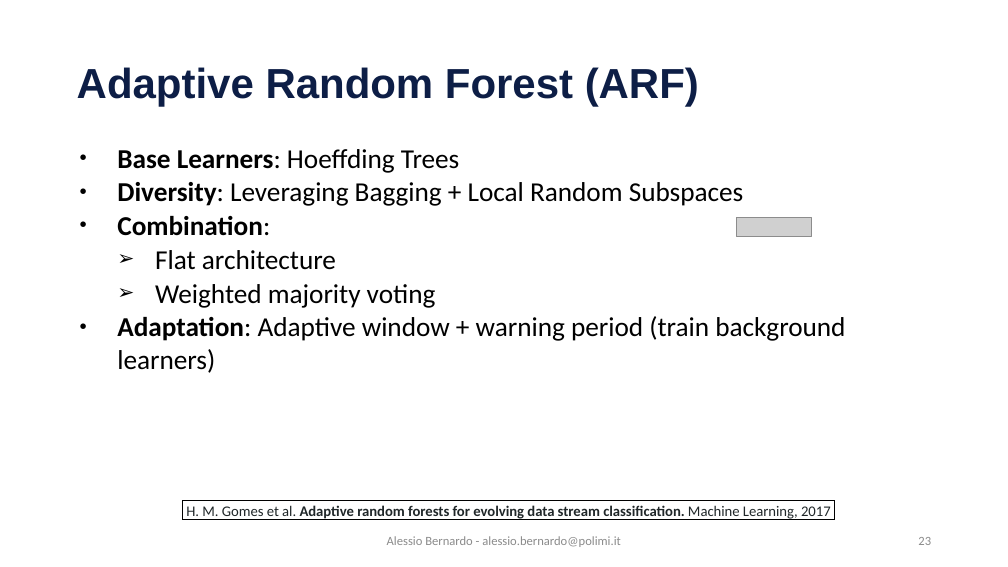
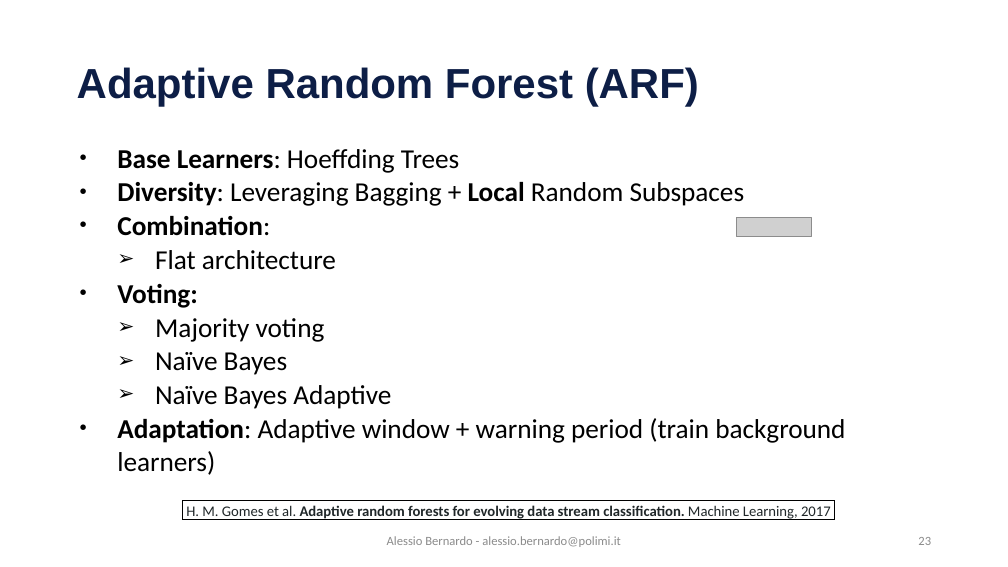
Before and after one commit to emanueledellavalle/streaming-data-analytics, a slide deck: slide 23 of lectures/12_SML_predicting-data-streams/12_2_Ensemble_Classification.pptx. Drawn at 1008x567 pixels with LibreOffice and Linux fonts; fonts in the diff are those of the drawing; grey boxes stand for pictures; background and template pictures are left out. Boxes give left, top, right and bottom in pixels: in the first picture for what was removed or moved away, otherwise in the second. Text is boxed around its words. In the diff, an @@ line names an element or a change of style, - is before the commit and + after.

```diff
--- a/lectures/12_SML_predicting-data-streams/12_2_Ensemble_Classification.pptx
+++ b/lectures/12_SML_predicting-data-streams/12_2_Ensemble_Classification.pptx
@@ text at (117,182,745,206): bold on in "Local" @@
@@ text at (117,284,391,409): text changed @@
-  ➢ Weighted majority voting
+• Voting:
+  ➢ Majority voting
+  ➢ Naïve Bayes
+  ➢ Naïve Bayes Adaptive
```
Also in this commit, not shown: 1 other slide changed, 12 other files.
